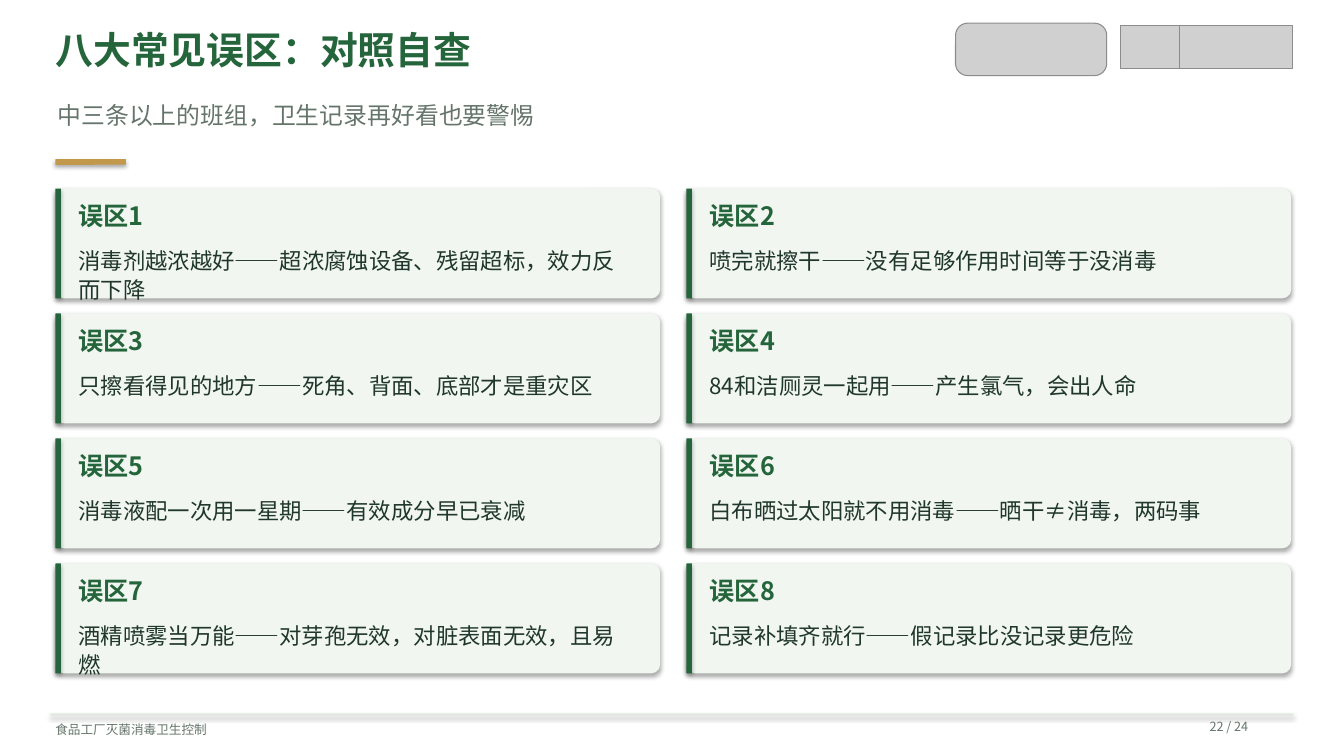
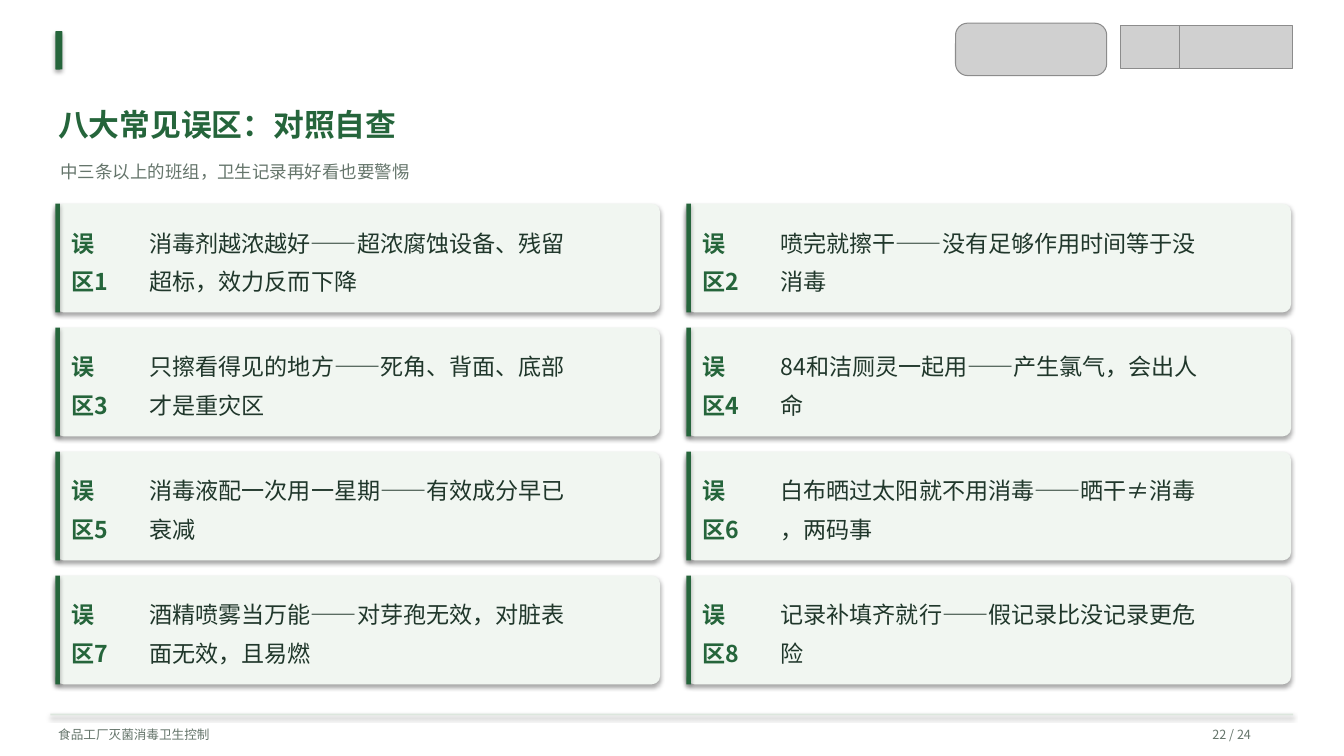
Before and after one commit to anton-z1127/zaadd, a slide deck: slide 22 of sterilization-training/presentation.pptx. Drawn at 1344x756 pixels with LibreOffice and Linux fonts; fonts in the diff are those of the drawing; grey boxes stand for pictures. Boxes give left, top, right and bottom in pixels: in the first picture for what was removed or moved away, otherwise in the second. Text is boxed around its words. In the diff, an @@ line names an element or a change of style, - is before the commit and + after.

Commit message:
Replan training slide layouts and verify rendered text bounds

```diff
--- a/sterilization-training/presentation.pptx
+++ b/sterilization-training/presentation.pptx
@@ rounded rectangle: place and size @@
-rounded rectangle at [55, 159, 126, 165]
+rounded rectangle at [55, 31, 63, 70]
@@ rounded rectangle at [55, 31, 63, 70]: fill #C2994B to #25653B @@
@@ text "八大常见误区：对照自查": place and size @@
-text "八大常见误区：对照自查" at [55, 32, 471, 68]
+text "八大常见误区：对照自查" at [58, 110, 396, 139]
@@ text "八大常见误区：对照自查" at [58, 110, 396, 139]: size 27 to 22 pt; line spacing 1 to 36.3pt; less space between paragraphs @@
@@ text "中三条以上的班组，卫生记录再好看也要警惕": place and size @@
-text "中三条以上的班组，卫生记录再好看也要警惕" at [57, 104, 534, 126]
+text "中三条以上的班组，卫生记录再好看也要警惕" at [60, 163, 409, 180]
@@ text "中三条以上的班组，卫生记录再好看也要警惕" at [60, 163, 409, 180]: size 17 to 12.5 pt; line spacing 1 to 20.6pt; less space between paragraphs @@
@@ 12 rounded rectangles: place and size @@
-12 rounded rectangles at [55, 189, 1292, 548]
+12 rounded rectangles at [55, 204, 1292, 561]
@@ text at [71, 233, 108, 292]: text changed; size 18 to 16.5 pt @@
-误区1
+误
+区1
@@ text at [150, 232, 564, 293]: text changed; size 16 to 16.5 pt @@
-消毒剂越浓越好——超浓腐蚀设备、残留超标，效力反而下降
+消毒剂越浓越好——超浓腐蚀设备、残留
+超标，效力反而下降
@@ text at [702, 233, 739, 292]: text changed; size 18 to 16.5 pt @@
-误区2
+误
+区2
@@ text at [781, 232, 1195, 292]: text changed; size 16 to 16.5 pt @@
-喷完就擦干——没有足够作用时间等于没消毒
+喷完就擦干——没有足够作用时间等于没
+消毒
@@ text at [71, 356, 108, 416]: text changed; size 18 to 16.5 pt @@
-误区3
+误
+区3
@@ text at [150, 355, 564, 416]: text changed; size 16 to 16.5 pt @@
-只擦看得见的地方——死角、背面、底部才是重灾区
+只擦看得见的地方——死角、背面、底部
+才是重灾区
@@ text at [702, 356, 739, 416]: text changed; size 18 to 16.5 pt @@
-误区4
+误
+区4
@@ text at [781, 355, 1198, 416]: text changed; size 16 to 16.5 pt @@
-84和洁厕灵一起用——产生氯气，会出人命
+84和洁厕灵一起用——产生氯气，会出人
+命
@@ text at [150, 479, 564, 540]: text changed; size 16 to 16.5 pt @@
-消毒液配一次用一星期——有效成分早已衰减
+消毒液配一次用一星期——有效成分早已
+衰减
@@ text at [781, 479, 1195, 541]: text changed; size 16 to 16.5 pt @@
-白布晒过太阳就不用消毒——晒干≠消毒，两码事
+白布晒过太阳就不用消毒——晒干≠消毒
+，两码事
@@ text at [71, 480, 108, 540]: text changed; size 18 to 16.5 pt @@
-误区5
+误
+区5
@@ text at [702, 480, 739, 540]: text changed; size 18 to 16.5 pt @@
-误区6
+误
+区6
@@ 4 rounded rectangles: place and size @@
-4 rounded rectangles at [55, 564, 1292, 674]
+4 rounded rectangles at [55, 576, 1292, 685]
@@ text at [71, 604, 108, 664]: text changed; size 18 to 16.5 pt @@
-误区7
+误
+区7
@@ text at [150, 603, 564, 665]: text changed; size 16 to 16.5 pt @@
-酒精喷雾当万能——对芽孢无效，对脏表面无效，且易燃
+酒精喷雾当万能——对芽孢无效，对脏表
+面无效，且易燃
@@ text at [702, 604, 739, 664]: text changed; size 18 to 16.5 pt @@
-误区8
+误
+区8
@@ text at [781, 603, 1195, 664]: text changed; size 16 to 16.5 pt @@
-记录补填齐就行——假记录比没记录更危险
+记录补填齐就行——假记录比没记录更危
+险
@@ text "食品工厂灭菌消毒卫生控制" at [58, 728, 209, 740]: line spacing 1 to 14.8pt; less space between paragraphs @@
@@ text "22 / 24" at [1212, 729, 1251, 739]: line spacing 1 to 14.8pt; less space between paragraphs @@
```
Also in this commit, not shown: 23 other slides changed, 5 other files.
